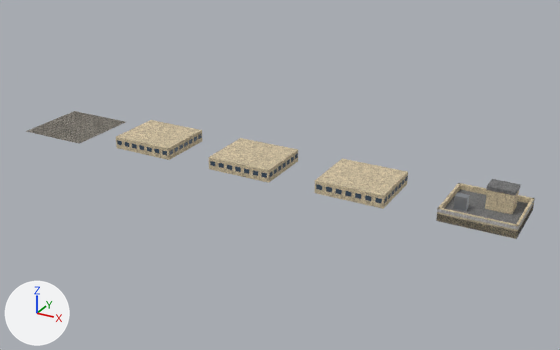
Renders of the Blender file objects/VanillaReplacements/Building/BLDCTY1/OG_BLDCTY1.blend from each side of a commit.
Camera for both pictures: a camera (50 mm lens) standing at (158.5, -162.3, 80.0) and looking at (68.4, 1.4, -1.9). The axes (+X, +Y, +Z) are drawn at lower left. The lights are the same throughout. The first picture is the older version.
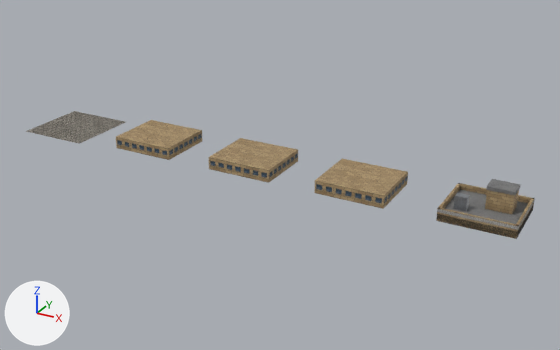
Location of each change, (x1, y1, x2, y2) in pixels of the pictures (560 x 350 px):
'Cube.059', surface changed (beige to brown): (315, 159, 408, 209) in both
'Cube.030', surface changed (beige to brown): (209, 138, 298, 183) in both
'Cube.001', surface changed (beige to brown): (116, 120, 202, 160) in both
'Cube.097', surface changed (darker): (485, 190, 519, 214) in both
'Cube.089', surface changed (darker): (437, 208, 518, 239) in both
'Cube.093', surface changed: (437, 209, 518, 230) in both
'Cube.090', surface changed (darker): (458, 183, 535, 211) in both
'Cube.091', surface changed (darker): (437, 184, 460, 221) in both
'Cube.092', surface changed: (514, 198, 534, 236) in both
'Cube.096', surface changed: (518, 199, 535, 229) in both

What changed in the scene script:
```text
Change mat_sandstone:
    remove # nodes: BsdfPrincipled, MixRGB x3, OutputMaterial, TexCoord x2, TexNoise x3, ValToRGB x3
    remove # colours: beige #ddcbaa, light grey #c4c4c4, white #ffffff, light grey #c8c8c8, white #e9e9e9
    nodes: AmbientOcclusion, BsdfPrincipled, Bump, CombineXYZ x2, MapRange, Math x5, Mix, MixRGB x2, NewGeometry, OutputMaterial, SeparateXYZ x2, TexBrick, TexCoord, TexNoise x2, ValToRGB x2
    colours: beige #bca279, brown #9e845d, brown #816f55, light grey #dad7d4, white #f8f8f7, white #ffffff, light grey #bfbfbf
Change mat_company_color_1_trim:
    remove # nodes: BsdfPrincipled, MixRGB x2, OutputMaterial, TexCoord, TexNoise x2, ValToRGB x2
    remove # colours: light grey #c8c8c8, white #ffffff, white #e9e9e9
    nodes: AmbientOcclusion, BsdfPrincipled, Bump, CombineXYZ x2, MapRange, Math x5, Mix, MixRGB x2, NewGeometry, OutputMaterial, SeparateXYZ x2, TexBrick, TexCoord, TexNoise x2, ValToRGB x2
    colours: grey #bcbcbc, grey #a8a8a8, grey #828282, light grey #e2e2e2, white #ffffff, light grey #c4c4c4
Change mat_steel:
    remove # nodes: BsdfPrincipled, OutputMaterial
    remove # colours: grey #a0a4aa
    nodes: AmbientOcclusion, BsdfPrincipled, Bump, MapRange, Math x2, MixRGB, OutputMaterial, TexCoord, TexNoise x2, ValToRGB x2
    colours: grey #808488, grey #9a9ea3, grey #a8acb3, light grey #d3d3d3, white #ffffff
```
